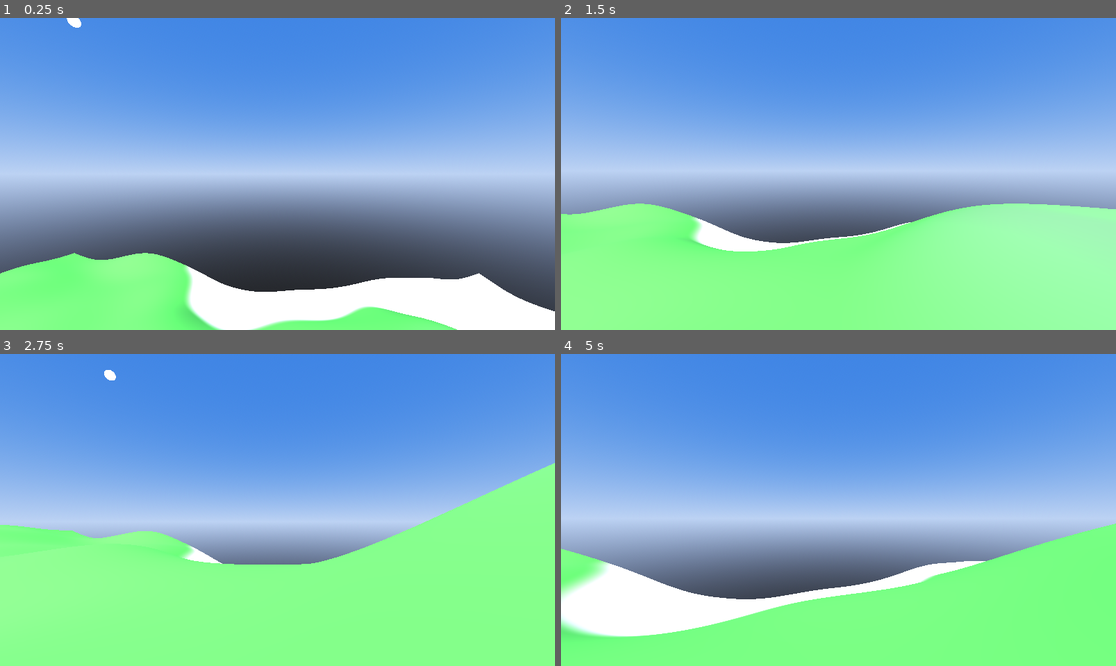
Above: before the commit, frames 1-4 (two rows, left to right).
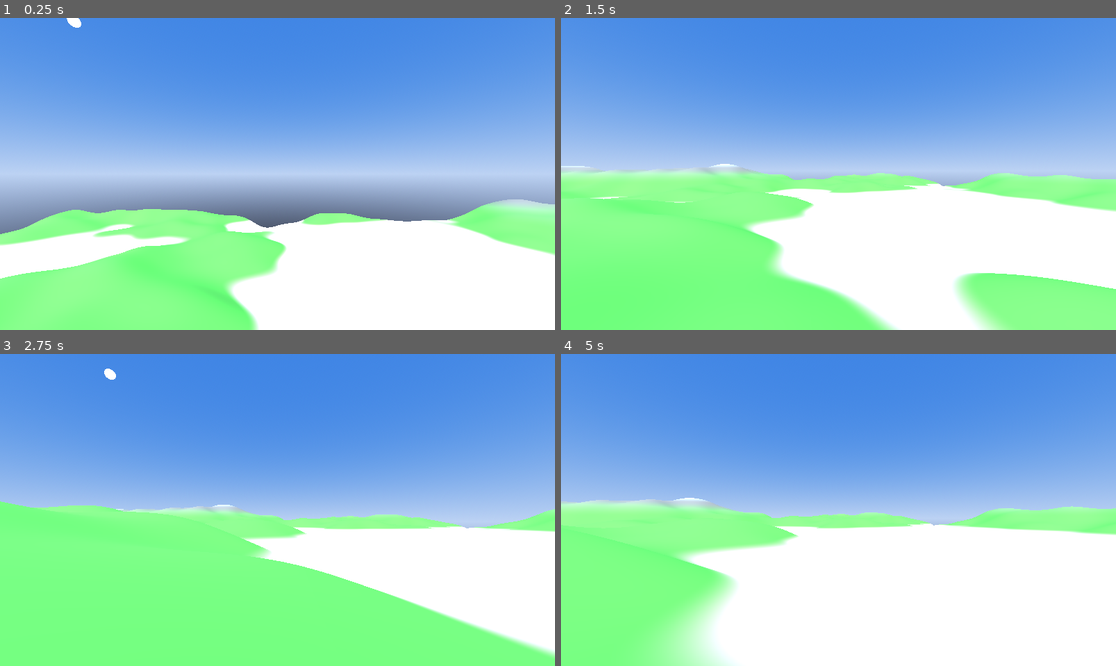
Above: after the commit, the same moments.

Repository: nialljmiller/WonkyLands
Game: Godot game, scene res://terrain_generator.tscn
Same seed, same stepped clock (60 frames per second), same inputs: the game is played once before the commit and once after it.
Inputs (mouse positions are in pixels of both pictures, inside the frame that each line leads up to):
- Up to frame 1 (0.25 s): no input
- Up to frame 2 (1.5 s): tap Enter (ui_accept) at 0.5, 0.77 s; move the mouse to (866, 174) at 0.52 s; hold Up (ui_up) from 0.53 s (still down); move the mouse to (810, 174) at 1.27 s
- Up to frame 3 (2.75 s): keep holding Up (ui_up); tap Enter (ui_accept) at 1.52 s; move the mouse to (288, 503) at 2.02 s
- Up to frame 4 (5 s): keep holding Up (ui_up); move the mouse to (832, 516) at 2.77 s; tap Enter (ui_accept) at 3.02, 3.77, 4.52 s; move the mouse to (877, 513) at 3.52 s; move the mouse to (794, 506) at 4.27 s

The runs differ from the first frame. In frame 1, 25% of the frame differs, in the area x 0-100%, y 58-100%; in frame 2, 37%; in frame 3, 23%; in frame 4, 46%, in the area x 0-100%, y 46-100%.

Commit message:
auto update

Diff:
--- a/TerrainGenerator.gd
+++ b/TerrainGenerator.gd
@@ -1,39 +1,91 @@
 extends Node3D
 
 # Terrain generation parameters
-@export var map_width: int = 256
-@export var map_depth: int = 256
+@export var chunk_size: int = 128  # Size of each chunk
+@export var view_distance: int = 2  # How many chunks to render around player
 @export var noise_scale: float = 0.05
 @export var amplitude: float = 50.0
 
 # Noise generation resource
 var noise = FastNoiseLite.new()
-var mesh_instance = MeshInstance3D.new()
+var loaded_chunks = {}  # Dictionary to store active chunks
+var current_chunk = Vector2.ZERO  # Current chunk the player is in
 
 func _ready():
-
+	# Setup noise generator
 	noise.seed = randi()
 	noise.fractal_octaves = 4
 	noise.frequency = 0.05
 
-	# Generate terrain mesh
-	generate_terrain()
-	add_player_to_scene()
-	# Apply height-based texturing
-	apply_height_based_texturing()
-
 	# Add celestial elements
 	add_celestial_elements()
 
 	# Add sky environment
 	add_sky_environment()
 
-
-
-
-
-
-func generate_terrain():
+	# Add player to scene
+	add_player_to_scene()
+
+	# Generate initial chunks
+	var initial_position = Vector3.ZERO
+	if has_node("Player"):
+		initial_position = $Player.global_position
+	update_terrain_chunks(initial_position)
+
+func _process(delta):
+	# Check if player exists
+	var player = get_node_or_null("Player")
+	if player:
+		# Get player position and calculate current chunk
+		var player_pos = player.global_position
+		var player_chunk = Vector2(
+			floor(player_pos.x / chunk_size),
+			floor(player_pos.z / chunk_size)
+		)
+
+		# If player moved to a new chunk, update visible chunks
+		if player_chunk != current_chunk:
+			current_chunk = player_chunk
+			update_terrain_chunks(player_pos)
+
+# Updates which terrain chunks are visible based on player position
+func update_terrain_chunks(player_pos: Vector3):
+	var center_chunk_x = floor(player_pos.x / chunk_size)
+	var center_chunk_z = floor(player_pos.z / chunk_size)
+
+	# Track which chunks should remain loaded
+	var chunks_to_keep = {}
+
+	# Generate all chunks within view distance
+	for x in range(center_chunk_x - view_distance, center_chunk_x + view_distance + 1):
+		for z in range(center_chunk_z - view_distance, center_chunk_z + view_distance + 1):
+			var chunk_pos = Vector2(x, z)
+			chunks_to_keep[chunk_pos] = true
+
+			# If chunk doesn't exist, generate it
+			if not loaded_chunks.has(chunk_pos):
+				generate_terrain_chunk(chunk_pos)
+
+	# Remove chunks outside view distance
+	var chunks_to_remove = []
+	for chunk_pos in loaded_chunks.keys():
+		if not chunks_to_keep.has(chunk_pos):
+			chunks_to_remove.append(chunk_pos)
+
+	for chunk_pos in chunks_to_remove:
+		remove_terrain_chunk(chunk_pos)
+
+# Generates a single terrain chunk
+func generate_terrain_chunk(chunk_pos: Vector2):
+	# Calculate world position for this chunk
+	var world_pos_x = chunk_pos.x * chunk_size
+	var world_pos_z = chunk_pos.y * chunk_size
+
+	# Create container node for the chunk
+	var chunk_node = Node3D.new()
+	chunk_node.name = "Chunk_%d_%d" % [chunk_pos.x, chunk_pos.y]
+	add_child(chunk_node)
+
 	# Create mesh data structures
 	var surface_tool = SurfaceTool.new()
 	var mesh = ArrayMesh.new()
@@ -41,37 +93,65 @@
 	# Begin mesh construction
 	surface_tool.begin(Mesh.PRIMITIVE_TRIANGLES)
 
-	# Generate vertices
-	for z in range(map_depth):
-		for x in range(map_width):
-			# Calculate vertex position
-			var y = noise.get_noise_2d(x * noise_scale, z * noise_scale) * amplitude
-			surface_tool.add_vertex(Vector3(x - map_width/2, y, z - map_depth/2))
-
-	# Generate indices (triangles)
-	for z in range(map_depth - 1):
-		for x in range(map_width - 1):
-			var i = z * map_width + x
+	# Generate vertices for this chunk
+	for z in range(chunk_size + 1):  # +1 to avoid seams between chunks
+		for x in range(chunk_size + 1):
+			# Calculate global position
+			var global_x = world_pos_x + x
+			var global_z = world_pos_z + z
+
+			# Calculate height using noise
+			var y = noise.get_noise_2d(global_x * noise_scale, global_z * noise_scale) * amplitude
+
+			# Add vertex (in local chunk coordinates)
+			surface_tool.add_vertex(Vector3(x, y, z))
+
+	# Generate triangles
+	for z in range(chunk_size):
+		for x in range(chunk_size):
+			var i = z * (chunk_size + 1) + x
 
 			# First triangle
 			surface_tool.add_index(i)
 			surface_tool.add_index(i + 1)
-			surface_tool.add_index(i + map_width)
+			surface_tool.add_index(i + (chunk_size + 1))
 
 			# Second triangle
 			surface_tool.add_index(i + 1)
-			surface_tool.add_index(i + map_width + 1)
-			surface_tool.add_index(i + map_width)
+			surface_tool.add_index(i + (chunk_size + 1) + 1)
+			surface_tool.add_index(i + (chunk_size + 1))
 
 	# Finalize mesh
 	surface_tool.generate_normals()
 	mesh = surface_tool.commit()
 
 	# Create mesh instance
+	var mesh_instance = MeshInstance3D.new()
 	mesh_instance.mesh = mesh
-	add_child(mesh_instance)
-
-		# Replace the problematic collision shape code with:
+
+	# Position the chunk
+	chunk_node.position = Vector3(world_pos_x, 0, world_pos_z)
+
+	# Add mesh to chunk
+	chunk_node.add_child(mesh_instance)
+
+	# Add collision
+	add_chunk_collision(chunk_node, mesh)
+
+	# Apply height-based texturing
+	apply_height_based_texturing(mesh_instance)
+
+	# Store chunk in dictionary
+	loaded_chunks[chunk_pos] = chunk_node
+
+# Removes a chunk that's outside the view distance
+func remove_terrain_chunk(chunk_pos: Vector2):
+	var chunk = loaded_chunks[chunk_pos]
+	chunk.queue_free()
+	loaded_chunks.erase(chunk_pos)
+
+# Adds collision to a chunk
+func add_chunk_collision(chunk_node: Node3D, mesh: ArrayMesh):
 	var static_body = StaticBody3D.new()
 	var collision_shape = CollisionShape3D.new()
 	var shape = ConcavePolygonShape3D.new()
@@ -92,10 +172,84 @@
 
 	collision_shape.shape = shape
 	static_body.add_child(collision_shape)
-	add_child(static_body)
-
-
-# Add to TerrainGenerator script
+	chunk_node.add_child(static_body)
+
+# Apply height-based texturing to a mesh instance
+func apply_height_based_texturing(mesh_instance: MeshInstance3D):
+	# Create shader material for terrain
+	var terrain_material = ShaderMaterial.new()
+
+	# Create shader
+	var shader = Shader.new()
+	shader.code = """
+	shader_type spatial;
+
+	uniform float low_threshold = -10.0;    // Sand level
+	uniform float mid_threshold = 0.0;      // Grass level
+	uniform float high_threshold = 20.0;    // Rock level
+	uniform float snow_threshold = 35.0;    // Snow level
+	uniform float blend_range = 3.0;        // Blend zone between terrains
+
+	// Colors for each elevation
+	uniform vec3 sand_color = vec3(0.94, 0.83, 0.64);    // Light sand
+	uniform vec3 grass_color = vec3(0.33, 0.63, 0.22);   // Green grass
+	uniform vec3 rock_color = vec3(0.50, 0.45, 0.40);    // Gray rock
+	uniform vec3 snow_color = vec3(0.95, 0.95, 0.97);    // White snow
+
+	varying vec3 vertex_pos;
+
+	void vertex() {
+		vertex_pos = VERTEX;
+	}
+
+	void fragment() {
+		// Height-based coloring
+		float height = vertex_pos.y;
+
+		// Calculate blend factors based on height
+		float sand_factor = 1.0 - smoothstep(low_threshold, low_threshold + blend_range, height);
+		float grass_factor = smoothstep(low_threshold, low_threshold + blend_range, height) -
+							smoothstep(mid_threshold + blend_range, high_threshold, height);
+		float rock_factor = smoothstep(mid_threshold + blend_range, high_threshold, height) -
+							smoothstep(high_threshold, snow_threshold, height);
+		float snow_factor = smoothstep(high_threshold, snow_threshold, height);
+
+		// Combine colors based on height
+		vec3 final_color = sand_color * sand_factor +
+						  grass_color * grass_factor +
+						  rock_color * rock_factor +
+						  snow_color * snow_factor;
+
+		// Apply lighting
+		ALBEDO = final_color;
+
+		// Add some roughness variation based on elevation
+		ROUGHNESS = mix(0.9, 0.1, snow_factor); // Snow is smoother than rock
+
+		// Make the rock more specular
+		METALLIC = rock_factor * 0.2;
+	}
+	"""
+
+	terrain_material.shader = shader
+
+	# Set shader parameters with diverse elevation thresholds
+	terrain_material.set_shader_parameter("low_threshold", -10.0)
+	terrain_material.set_shader_parameter("mid_threshold", 0.0)
+	terrain_material.set_shader_parameter("high_threshold", 20.0)
+	terrain_material.set_shader_parameter("snow_threshold", 35.0)
+	terrain_material.set_shader_parameter("blend_range", 3.0)
+
+	# Set colors
+	terrain_material.set_shader_parameter("sand_color", Color(0.94, 0.83, 0.64))
+	terrain_material.set_shader_parameter("grass_color", Color(0.33, 0.63, 0.22))
+	terrain_material.set_shader_parameter("rock_color", Color(0.50, 0.45, 0.40))
+	terrain_material.set_shader_parameter("snow_color", Color(0.95, 0.95, 0.97))
+
+	# Apply material to terrain mesh
+	mesh_instance.material_override = terrain_material
+
+# Add sky environment
 func add_sky_environment():
 	# Create world environment node
 	var world_environment = WorldEnvironment.new()
@@ -142,7 +296,6 @@
 
 	# Add to scene hierarchy
 	add_child(world_environment)
-
 
 func add_celestial_elements():
 	# Create directional light for sun
@@ -183,43 +336,6 @@
 	add_child(sun_light)
 	add_child(sun_instance)
 
-
-# Enhanced collision implementation for terrain
-func implement_terrain_collision():
-	# Create static body for physics interactions
-	var static_body = StaticBody3D.new()
-	static_body.name = "TerrainCollider"
-
-	# Configure collision properties
-	static_body.collision_layer = 1  # Layer 1 for terrain
-	static_body.collision_mask = 0   # Does not detect collisions itself
-
-	# Extract mesh data for collision creation
-	var mesh_arrays = mesh_instance.mesh.surface_get_arrays(0)
-	var vertices = mesh_arrays[Mesh.ARRAY_VERTEX]
-	var indices = mesh_arrays[Mesh.ARRAY_INDEX]
-
-	# Create face array for collision shape
-	var faces = PackedVector3Array()
-	for i in range(0, indices.size(), 3):
-		faces.append(vertices[indices[i]])
-		faces.append(vertices[indices[i+1]])
-		faces.append(vertices[indices[i+2]])
-
-	# Create and configure collision shape
-	var collision_shape = CollisionShape3D.new()
-	var shape = ConcavePolygonShape3D.new()
-	shape.set_faces(faces)
-	collision_shape.shape = shape
-
-	# Add to static body
-	static_body.add_child(collision_shape)
-	add_child(static_body)
-
-	# Return reference for further configuration
-	return static_body
-
-
 func add_player_to_scene():
 	# Create player character
 	var player = CharacterBody3D.new()
@@ -251,114 +367,22 @@
 	add_child(player)
 
 	# Move the existing camera to be a child of the player
-	var camera = get_node("Camera3D")
+	var camera = get_node_or_null("Camera3D")
 	if camera:
 		remove_child(camera)
 		player.add_child(camera)
 		camera.position = Vector3(0, 0.7, 0)  # Position it at the player's head level
-
-		# Disable the camera's own movement script
 		camera.set_script(null)
-
-
-
-# Modified apply_height_based_texturing function
-func apply_height_based_texturing():
-	# Create shader material for terrain
-	var terrain_material = ShaderMaterial.new()
-
-	# Create shader
-	var shader = Shader.new()
-	shader.code = """
-	shader_type spatial;
-
-	uniform float low_threshold = -10.0;    // Sand level
-	uniform float mid_threshold = 0.0;      // Grass level
-	uniform float high_threshold = 20.0;    // Rock level
-	uniform float snow_threshold = 35.0;    // Snow level
-	uniform float blend_range = 3.0;        // Blend zone between terrains
-
-	// Colors for each elevation
-	uniform vec3 sand_color = vec3(0.94, 0.83, 0.64);    // Light sand
-	uniform vec3 grass_color = vec3(0.33, 0.63, 0.22);   // Green grass
-	uniform vec3 rock_color = vec3(0.50, 0.45, 0.40);    // Gray rock
-	uniform vec3 snow_color = vec3(0.95, 0.95, 0.97);    // White snow
-
-	varying vec3 vertex_pos;
-
-	void vertex() {
-		vertex_pos = VERTEX;
-	}
-
-	void fragment() {
-		// Height-based coloring
-		float height = vertex_pos.y;
-
-		// Calculate blend factors based on height
-		float sand_factor = 1.0 - smoothstep(low_threshold, low_threshold + blend_range, height);
-		float grass_factor = smoothstep(low_threshold, low_threshold + blend_range, height) -
-							smoothstep(mid_threshold + blend_range, high_threshold, height);
-		float rock_factor = smoothstep(mid_threshold + blend_range, high_threshold, height) -
-							smoothstep(high_threshold, snow_threshold, height);
-		float snow_factor = smoothstep(high_threshold, snow_threshold, height);
-
-		// Combine colors based on height
-		vec3 final_color = sand_color * sand_factor +
-						  grass_color * grass_factor +
-						  rock_color * rock_factor +
-						  snow_color * snow_factor;
-
-		// Apply lighting
-		ALBEDO = final_color;
-
-		// Add some roughness variation based on elevation
-		ROUGHNESS = mix(0.9, 0.1, snow_factor); // Snow is smoother than rock
-
-		// Make the rock more specular
-		METALLIC = rock_factor * 0.2;
-	}
-	"""
-
-	terrain_material.shader = shader
-
-	# Set shader parameters with more diverse elevation thresholds
-	terrain_material.set_shader_parameter("low_threshold", -10.0) # // Sand level
-	terrain_material.set_shader_parameter("mid_threshold", 0.0)   # // Grass level
-	terrain_material.set_shader_parameter("high_threshold", 20.0) # // Rock level
-	terrain_material.set_shader_parameter("snow_threshold", 35.0) # // Snow level
-	terrain_material.set_shader_parameter("blend_range", 3.0)     # // Blend zone
-
-	#// Set colors
-	terrain_material.set_shader_parameter("sand_color", Color(0.94, 0.83, 0.64))  #// Sand
-	terrain_material.set_shader_parameter("grass_color", Color(0.33, 0.63, 0.22)) #// Grass
-	terrain_material.set_shader_parameter("rock_color", Color(0.50, 0.45, 0.40))  #// Rock
-	terrain_material.set_shader_parameter("snow_color", Color(0.95, 0.95, 0.97))  #// Snow
-
-	#// Apply material to terrain mesh
-	mesh_instance.material_override = terrain_material
-
-
-# Modified texture loading function
-func load_texture(path):
-	var texture
-
-	if ResourceLoader.exists(path):
-		texture = load(path)
 	else:
-		# Create placeholder texture if file doesn't exist
-		texture = create_placeholder_texture()
-
-	# In Godot 4.x, texture repeating is configured differently
-	# This is now handled through material parameters
-	return texture
-
-func create_placeholder_texture():
-	# Create a new empty image
-	var image = Image.create(64, 64, false, Image.FORMAT_RGB8)
-
-	# Fill with a placeholder pattern
-	image.fill(Color(0.5, 0.5, 0.5))
-
-	# Create texture from image
-	var texture = ImageTexture.create_from_image(image)
-	return texture
+		# Create a new camera if none exists
+		camera = Camera3D.new()
+		camera.position = Vector3(0, 0.7, 0)
+		player.add_child(camera)
+
+# Future enhancement: Add biome variation system
+# This could be expanded to generate different terrain types
+# based on position, temperature, humidity, etc.
+func determine_biome(world_position: Vector2):
+	# This is a placeholder for future biome implementation
+	# You could add different biome types based on position
+	return "default"
